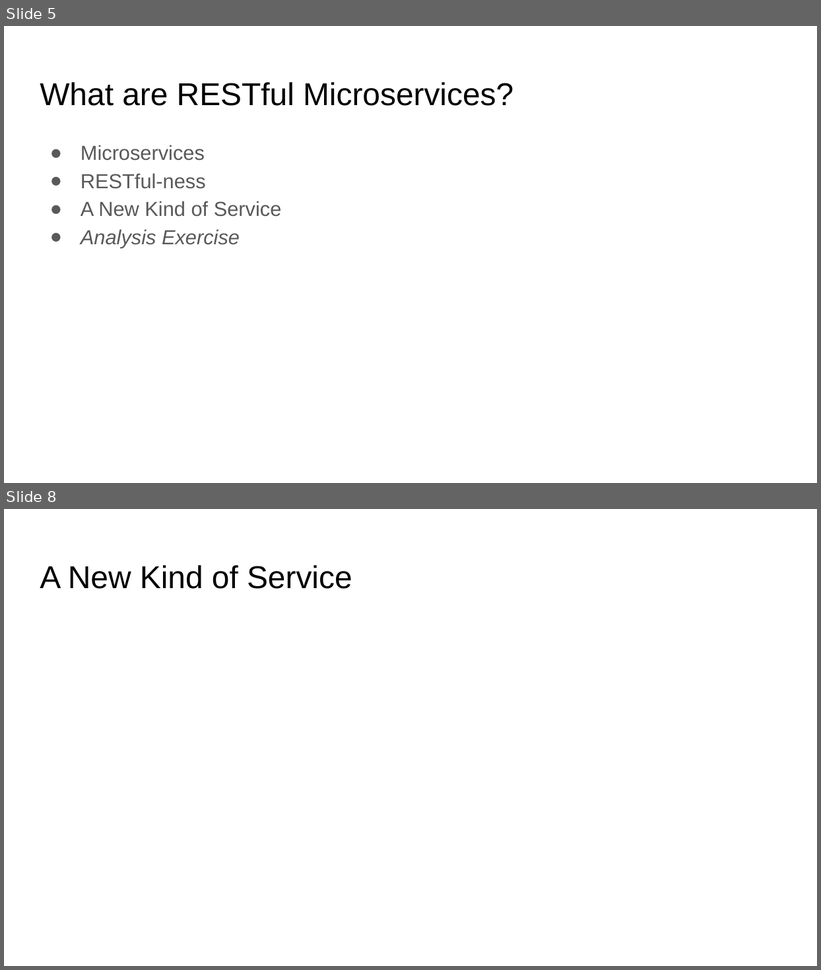
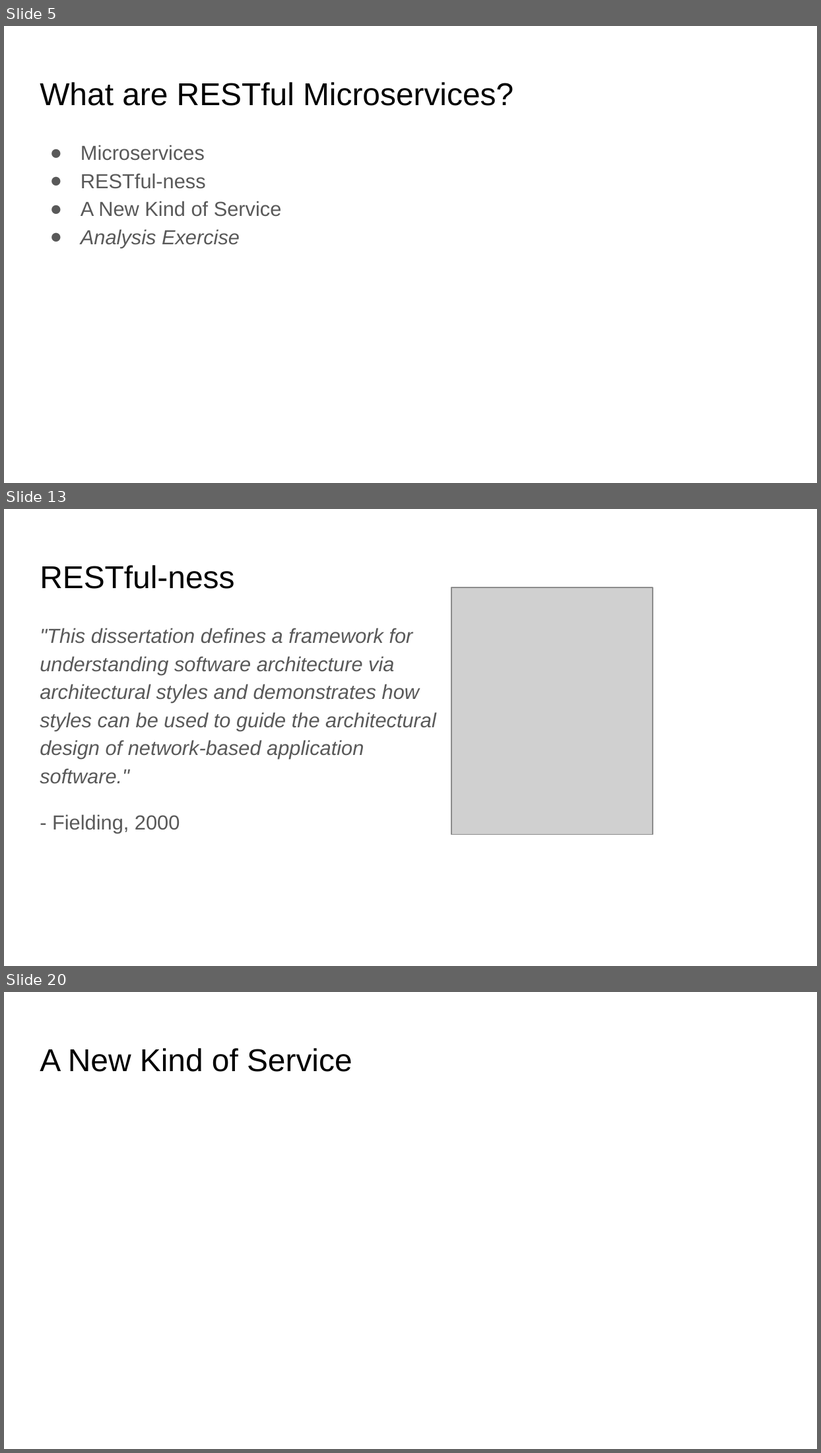
Before and after one commit to mamund/2018-02-sacon-workshop, a slide deck: slides/RESTful Microservices from the Ground Up.pptx. Shown one above the other, each under a label of ours: slides 5 and 8 before the commit, slides 5, 13 and 20 after it; the slides between them are not shown. The pictures are 821x970 and 821x1453 pixels, drawn with LibreOffice and Linux fonts; fonts in the diff are those of the drawing; grey boxes stand for pictures; background and template pictures are left out. Boxes give left, top, right and bottom in pixels: in the first picture for what was removed or moved away, otherwise in the second. Text is boxed around its words. In the diff, an @@ line names an element or a change of style, - is before the commit and + after.

```diff
--- a/slides/RESTful Microservices from the Ground Up.pptx
+++ b/slides/RESTful Microservices from the Ground Up.pptx
@@ slide 13 added at (4, 509, 817, 966), background #FFFFFF @@
@@ title added at (40, 565, 234, 589), 28 pt, text #000000 @@
+RESTful-ness
@@ picture added at (451, 588, 653, 835) @@
@@ text added at (40, 628, 436, 833), 18 pt, text #595959, italic @@
+"This dissertation defines a framework for understanding software architecture via architectural styles and demonstrates how styles can be used to guide the architectural design of network-based application software."
+- Fielding, 2000
@@ what was slide 8 is now slide 20 @@
```
Also in this commit, not shown: 13 other slides added, 2 slides removed, 1 other file.
